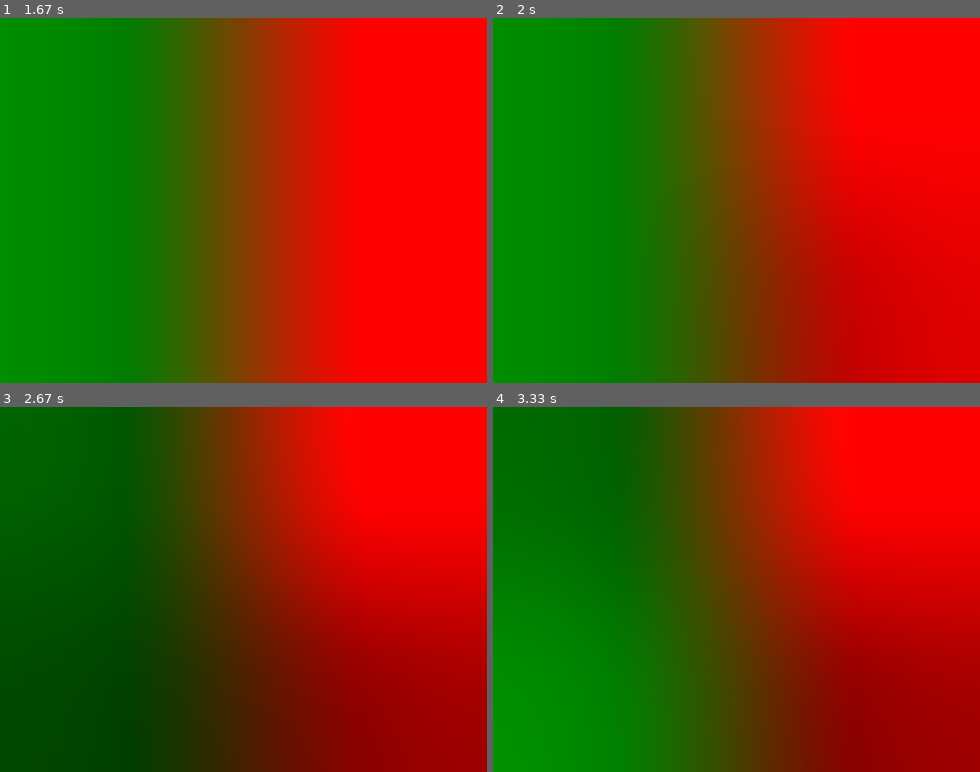
Above: before the commit, frames 1-4 (two rows, left to right).
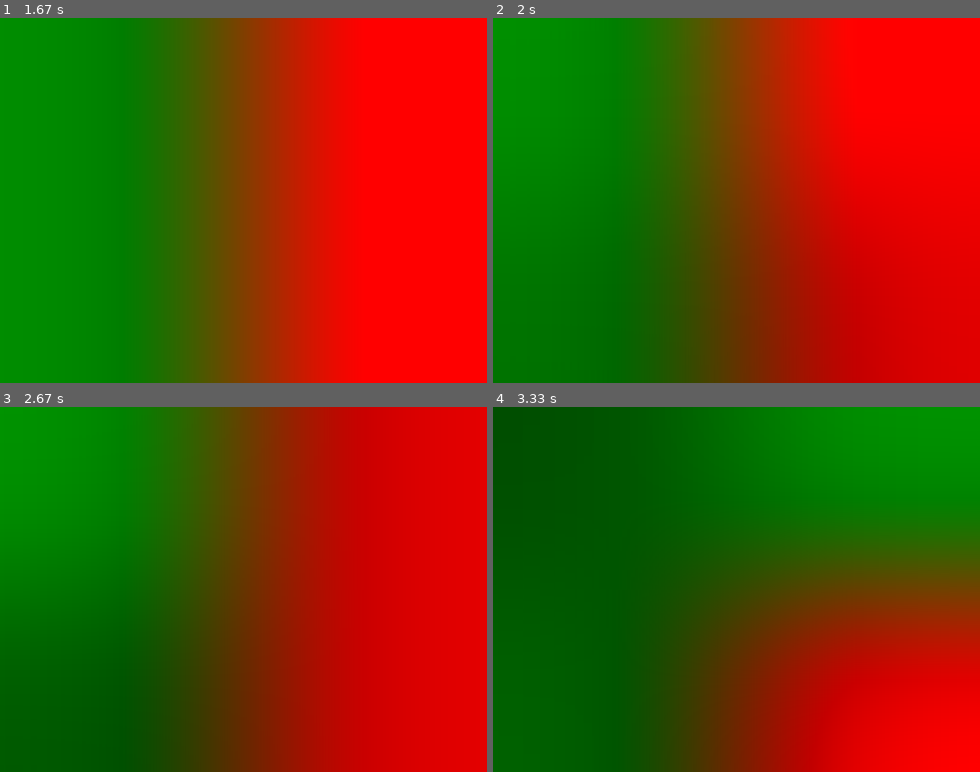
Above: after the commit, the same moments.

Repository: atlefk14/AandA
Game: pygame game, started from Pygame.py
The game is run twice, just before and just after one commit, with the same random seed, the same clock (stepped at 60 frames per second) and the same inputs.
Inputs:
- Up to frame 1 (1.67 s): tap Enter at 0.33 s
- Up to frame 2 (2 s): tap Enter at 1.67 s
- Up to frame 3 (2.67 s): tap Enter at 2, 2.33 s
- Up to frame 4 (3.33 s): tap Enter at 2.67 s

Frame 1 is identical in both runs. In frame 2, 1.1% of the frame differs, in the area x 0-18%, y 83-100%; in frame 3, 66%; in frame 4, 84%, in the area x 0-100%, y 0-100%.

Commit message:
herregud

Diff:
--- a/Game.py
+++ b/Game.py
@@ -183,6 +183,7 @@
                                 valid = True
                                 break
                         if not valid:
+                            print(fromTile.cords)
                             self.battles.remove(fromTile.cords)
                     d += 1
                     c -= 1
@@ -234,6 +235,7 @@
                 if fromTile.owner !=toTile.owner:
                     if not self.battles.__contains__(toTile.cords):
                         self.battles.append(toTile.cords)
+
                 unit.setStep(deltaY + deltaX)
                 unit.setPosition(toTile.cords)
                 unit.setOldPosition(fromTile.cords)
@@ -290,12 +292,17 @@
         return total
 
     def deleteUnit(self, units):
+        x, y = units[0].getPosition()
+        heiLengde = self.map.board[x][y].units.__len__()
         for unit in units:
-            #self.units[unit.owner].remove(unit)
             cords = unit.getPosition()
             tile = self.map.board[cords[0]][cords[1]]
             tile.units.remove(unit)
-            self.moveable.remove(unit)
+            if tile.cords in self.moveable:
+                self.moveable.remove(unit)
+        hadeLengde = self.map.board[x][y].units.__len__()
+        print("hei: "+str(heiLengde))
+        print("hade: "+ str(hadeLengde))
         return True
 
     def moveableUnits(self):
@@ -315,17 +322,17 @@
         if choice == 'All':
             for key in units:
                 toBeDeleted += units[key]
+            print(toBeDeleted.__len__())
+            print(n)
         else:
             for unit in units[choice]:
                 if c == n:
                     break
                 toBeDeleted.append(unit)
                 c+=1
-        try:
-            self.deleteUnit(toBeDeleted)
-            return True
-        except:
-            return False
+
+        self.deleteUnit(toBeDeleted)
+
 
 
     def newOwner(self, cords):
@@ -586,7 +593,14 @@
                     unit.setPosition(tile.cords)
                     #self.units[self.currentPlayer].append(unit)
 
-
+    def findAllBattles(self):
+        battles = set()
+        for w in self.map.board:
+            for h in w:
+                for unit in h.units:
+                    if unit.owner != h.owner:
+                        battles.add(h.cords)
+        return list(battles)
     def randomBot(self):
         moved = dict()
         if self.phase == 0:
@@ -611,7 +625,6 @@
                 if r.random() > 0.1:
                     unit = self.moveable[0]
                     pos = unit.getPosition()
-
                     toTile = r.choice(self.map.board[pos[0]][pos[1]].neighbours)
                     if toTile.owner != self.currentPlayer:
                         moved[toTile.cords.__str__()] = pos
@@ -622,6 +635,9 @@
             self.phase=2.5
 
         elif self.phase == 2.5:
+            Real = self.findAllBattles()
+            #print(self.battles)
+            #print(Real)
             while self.battles.__len__() > 0:
                 results = self.doBattle(self.battles[0])
                 attacker = results[0]
@@ -633,7 +649,14 @@
                     attackerTypes = list(attacker[0].keys())
                     if attacker[1] >= attackerCount:
                         #print(type(attacker[1]))
+                        x, y = self.battles[0]
+                        before = self.map.board[x][y].units.__len__()
+                        #print(self.battles[0])
+                        #print("Before: " + str(before))
                         self.takeCasualties(attacker[0], 'All', attackerCount)
+                        #print(attackerCount)
+                        #print(attacker[0])
+                        #print("After: "+str(self.map.board[x][y].units.__len__()))
                         attackFinished = True
                     else:
                         toBeDeleted = dict()
@@ -653,8 +676,10 @@
                         for key in toBeDeleted:
                             self.takeCasualties(toBeDeleted, toBeDeleted[key][0].type, toBeDeleted[key].__len__())
                         after = self.map.board[x][y].units.__len__()
-                        #print("Before: "+str(before))
-                        #print("After: "+str(after))
+                        print("Remove some")
+                        print(self.battles[0])
+                        print("Before: "+str(before))
+                        print("After: "+str(after))
 
                 if defender[1] > 0:
                     defenderCount = self.findUnitCount(defender[0])
--- a/Pygame.py
+++ b/Pygame.py
@@ -49,7 +49,7 @@
                 while True:
                     game.bot()
                     if game.phase == 5:
-                        print(game.turn)
-                        print(game.currentPlayer)
+                        #print(game.turn)
+                        #print(game.currentPlayer)
                         print(game.map.board)
                         break
